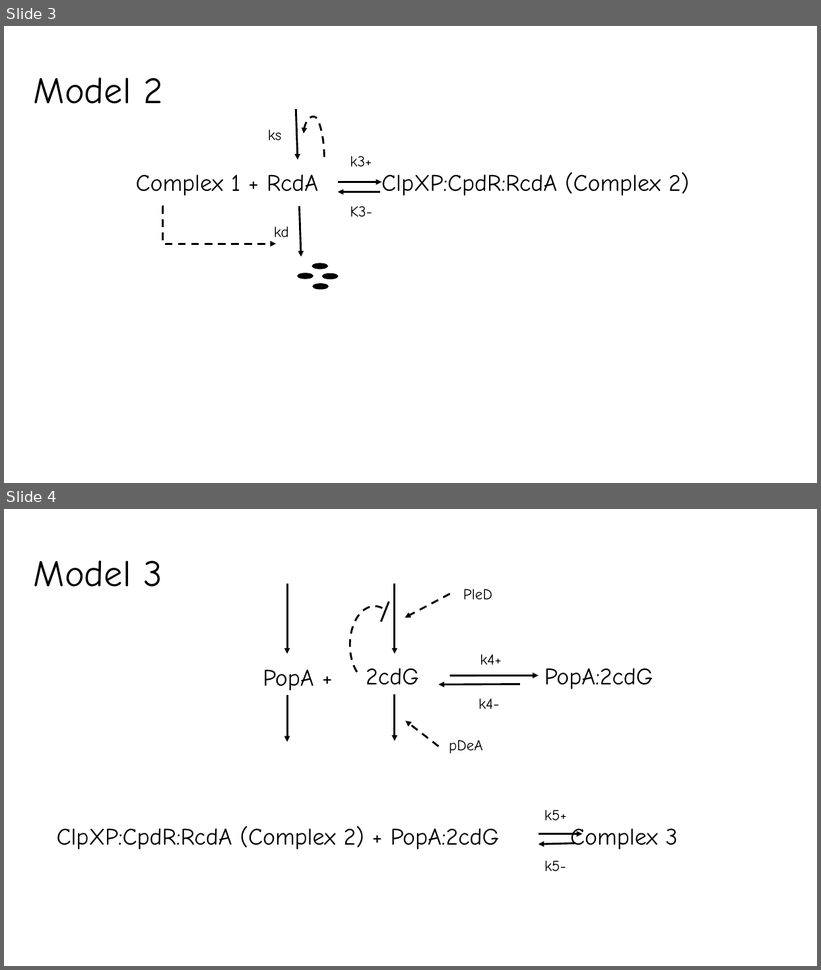
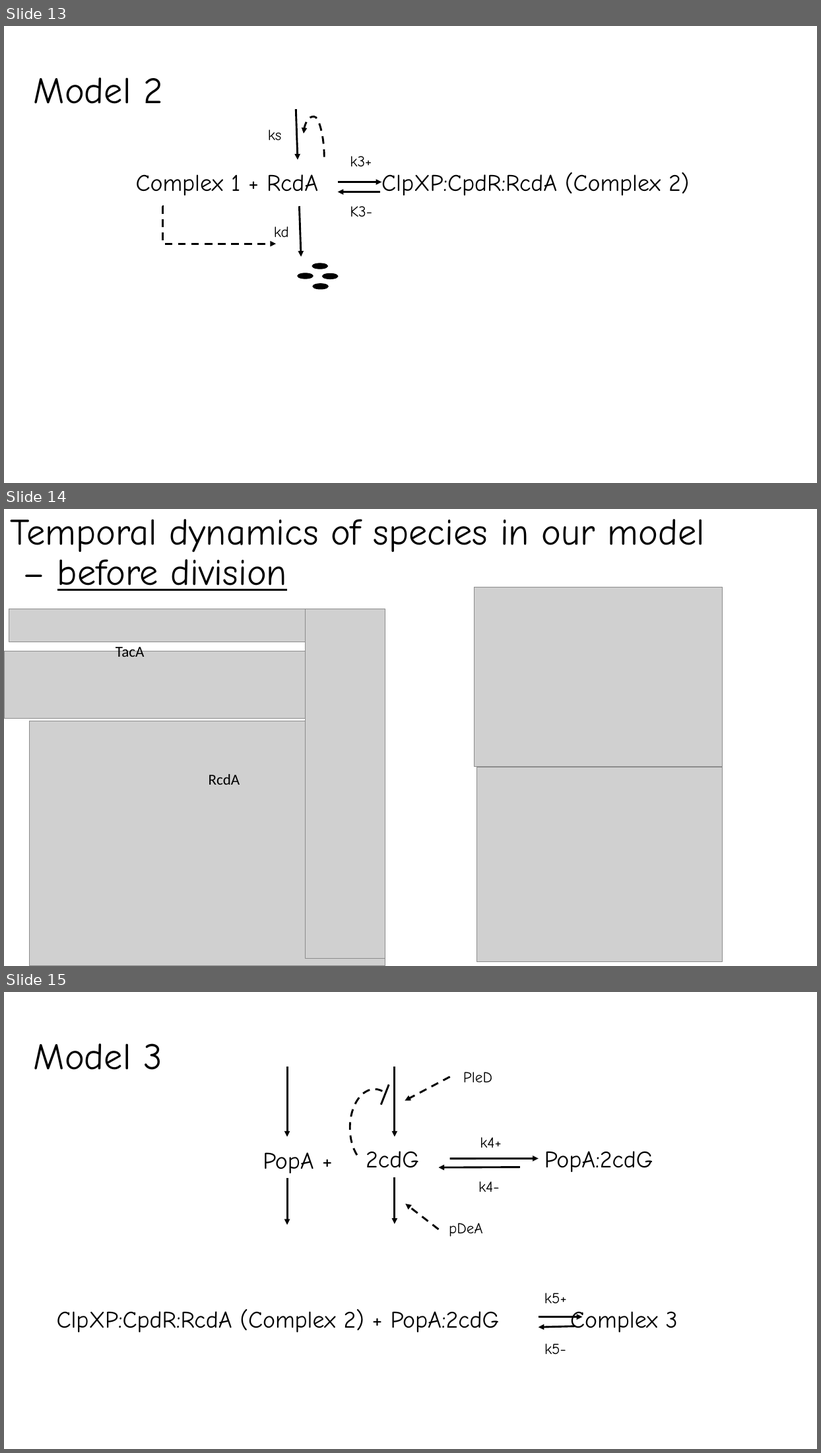
Before and after one commit to fly2Universe/CS6824, a slide deck: CS6824FinalPresentation.pptx. Shown one above the other, each under a label of ours: slides 3 and 4 before the commit, slides 13, 14 and 15 after it. The pictures are 821x970 and 821x1453 pixels, drawn with LibreOffice and Linux fonts; fonts in the diff are those of the drawing; grey boxes stand for pictures. Boxes give left, top, right and bottom in pixels: in the first picture for what was removed or moved away, otherwise in the second. Text is boxed around its words. In the diff, an @@ line names an element or a change of style, - is before the commit and + after.

```diff
--- a/CS6824FinalPresentation.pptx
+++ b/CS6824FinalPresentation.pptx
@@ slide 14 added at box(4, 509, 817, 966), background #FFFFFF @@
@@ title added at box(10, 519, 705, 591), 44 pt, text #000000 @@
+Temporal dynamics of species in our model
+– before division
@@ picture added at box(475, 588, 723, 767) @@
@@ picture added at box(9, 609, 378, 642) @@
@@ picture added at box(306, 609, 385, 958) @@
@@ text added at box(116, 644, 145, 657), 18 pt, text #000000 @@
+TacA
@@ picture added at box(4, 651, 385, 719) @@
@@ picture added at box(30, 722, 385, 966) @@
@@ text added at box(209, 774, 240, 785), 18 pt, text #000000 @@
+RcdA
@@ picture added at box(477, 767, 723, 962) @@
@@ what was slide 3 is now slide 13 @@
@@ what was slide 4 is now slide 15 @@
```
Also in this commit, not shown: 2 slides changed, 11 other slides added, 7 slides removed.
